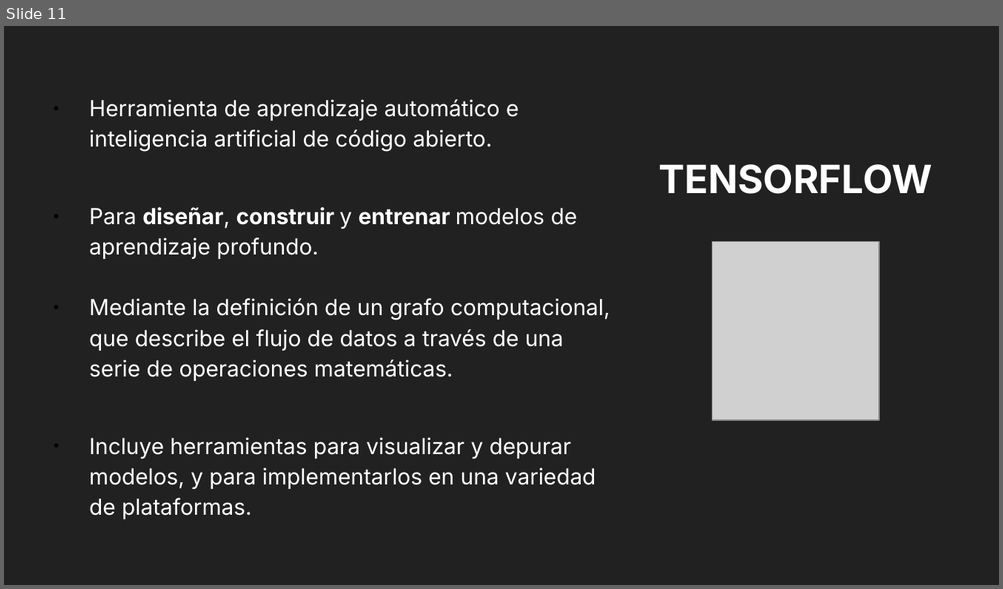
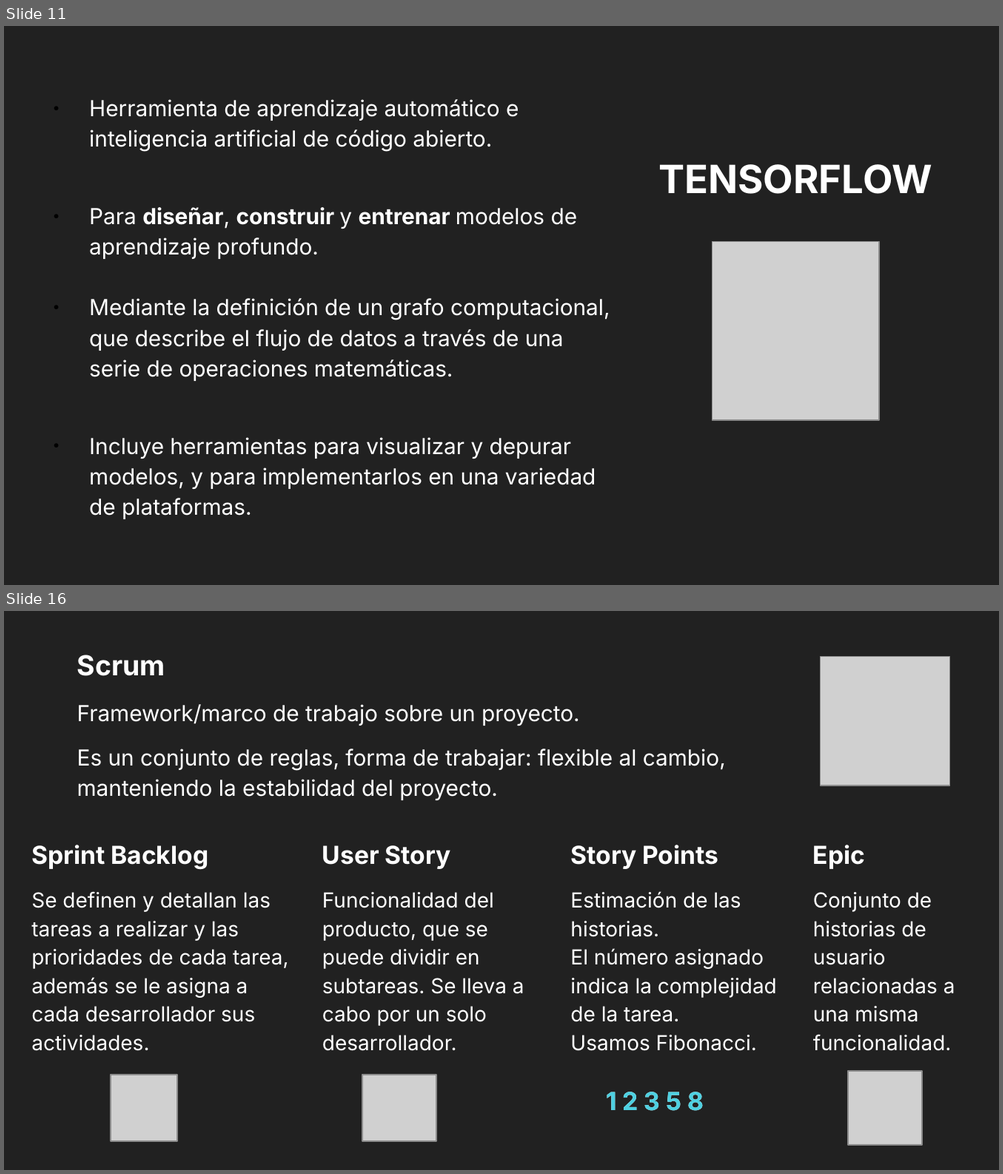
Before and after one commit to VataUTN/Deteccion_de_Figuras_Geometricas, a slide deck: Parcial MI.odp. Shown one above the other, each under a label of ours: slide 11 before the commit, slides 11 and 16 after it; the slides between them are not shown. The pictures are 1003x589 and 1003x1174 pixels, drawn with LibreOffice and Linux fonts; fonts in the diff are those of the drawing; grey boxes stand for pictures. Boxes give left, top, right and bottom in pixels: in the first picture for what was removed or moved away, otherwise in the second. Text is boxed around its words. In the diff, an @@ line names an element or a change of style, - is before the commit and + after.

```diff
--- a/Parcial MI.odp
+++ b/Parcial MI.odp
@@ slide 16 added at <box>4,611,999,1170</box>, background #212121 @@
@@ text added at <box>77,655,726,800</box>, 16 pt, text #FFFFFF @@
+Scrum
+Framework/marco de trabajo sobre un proyecto.
+Es un conjunto de reglas, forma de trabajar: flexible al cambio, manteniendo la estabilidad del proyecto.
@@ picture added at <box>819,657,949,786</box> @@
@@ text added at <box>31,845,288,1051</box>, 15 pt, text #FFFFFF @@
+Sprint Backlog
+Se definen y detallan las tareas a realizar y las prioridades de cada tarea, además se le asigna a cada desarrollador sus actividades.
@@ text added at <box>322,846,524,1051</box>, 15 pt, text #FFFFFF @@
+User Story
+Funcionalidad del producto, que se puede dividir en subtareas. Se lleva a cabo por un solo desarrollador.
@@ text added at <box>570,845,777,1051</box>, 15 pt, text #FFFFFF @@
+Story Points
+Estimación de las historias.
+El número asignado indica la complejidad de la tarea.
+Usamos Fibonacci.
@@ text added at <box>813,845,955,1051</box>, 15 pt, text #FFFFFF @@
+Epic
+Conjunto de historias de usuario relacionadas a una misma funcionalidad.
@@ picture added at <box>111,1076,177,1142</box> @@
@@ picture added at <box>362,1076,435,1142</box> @@
@@ text added at <box>578,1071,731,1126</box>, 18 pt, text #4DD0E1, bold @@
+1 2 3 5 8
@@ picture added at <box>848,1071,921,1145</box> @@
@@ text added at <box>606,1092,703,1111</box>, 18 pt, text #FFFFFF, bold @@
+1 2 3 5 8
```
Also in this commit, not shown: 5 slides changed, 3 other slides added.
